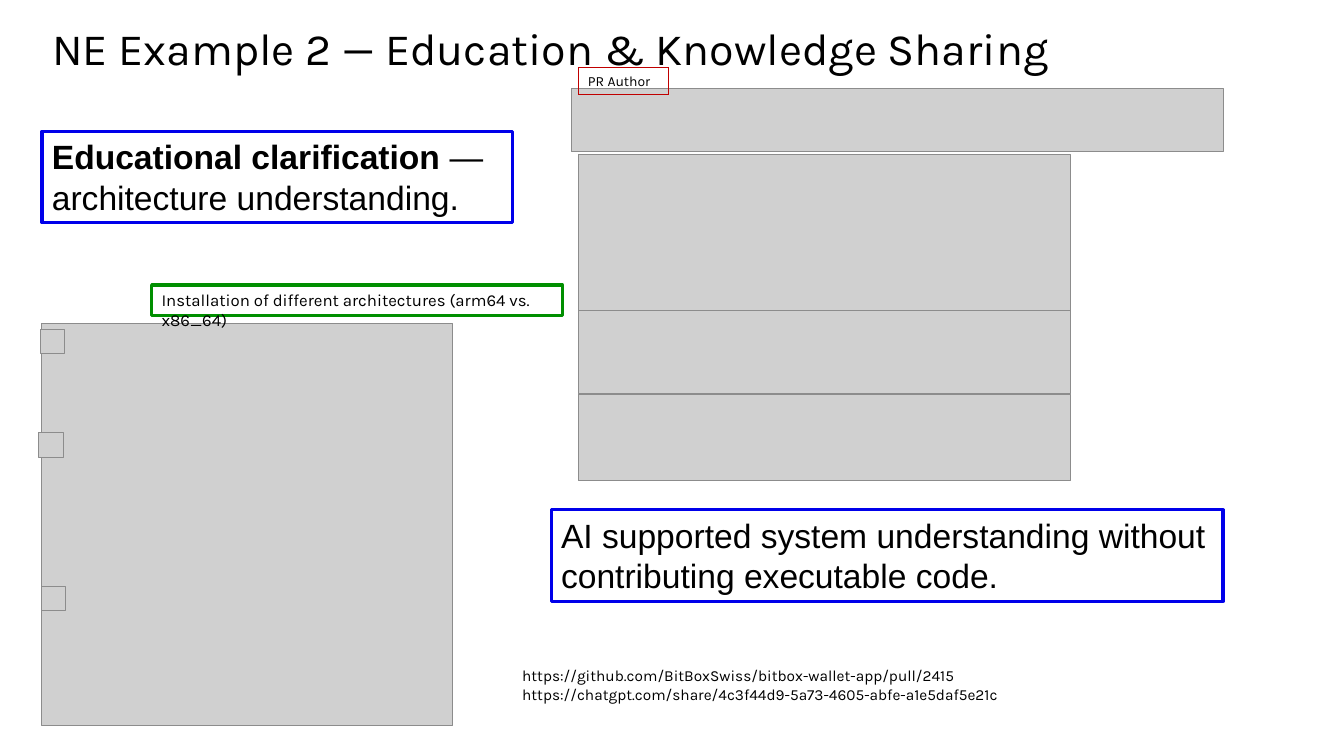
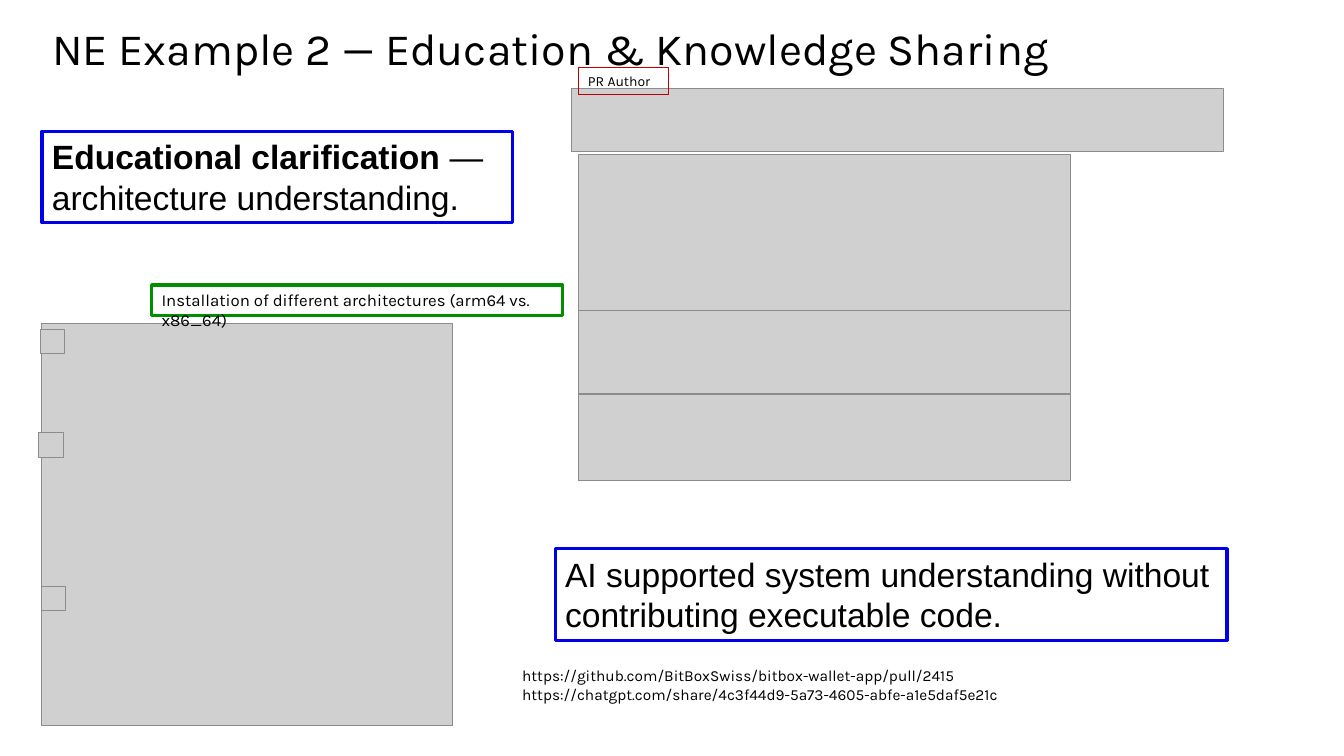
Before and after one commit to johnxu21/johnxu21.github.io, a slide deck: slide 18 of teaching/CS472/Timetable/LLV-L1.pptx. Drawn at 1344x756 pixels with LibreOffice and Linux fonts; fonts in the diff are those of the drawing; grey boxes stand for pictures. Boxes give left, top, right and bottom in pixels: in the first picture for what was removed or moved away, otherwise in the second. Text is boxed around its words. In the diff, an @@ line names an element or a change of style, - is before the commit and + after.

```diff
--- a/teaching/CS472/Timetable/LLV-L1.pptx
+++ b/teaching/CS472/Timetable/LLV-L1.pptx
@@ rectangle "AI supported system understanding without ...": place and size @@
-rectangle "AI supported system understanding without ..." at <box>552,510,1224,602</box>
+rectangle "AI supported system understanding without ..." at <box>556,548,1228,640</box>
```
Also in this commit, not shown: 4 other slides changed, 4 slides added, 4 other files.
